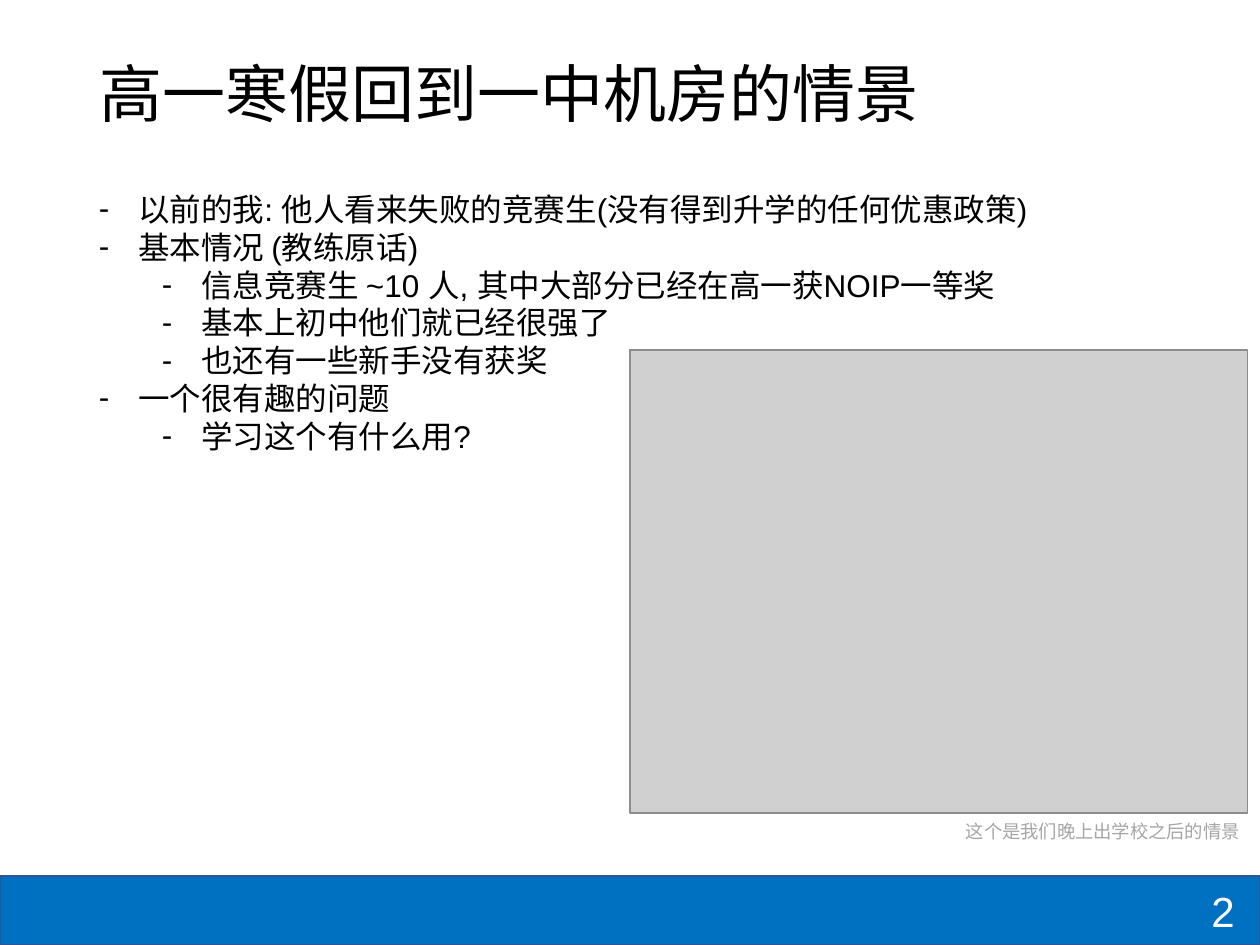
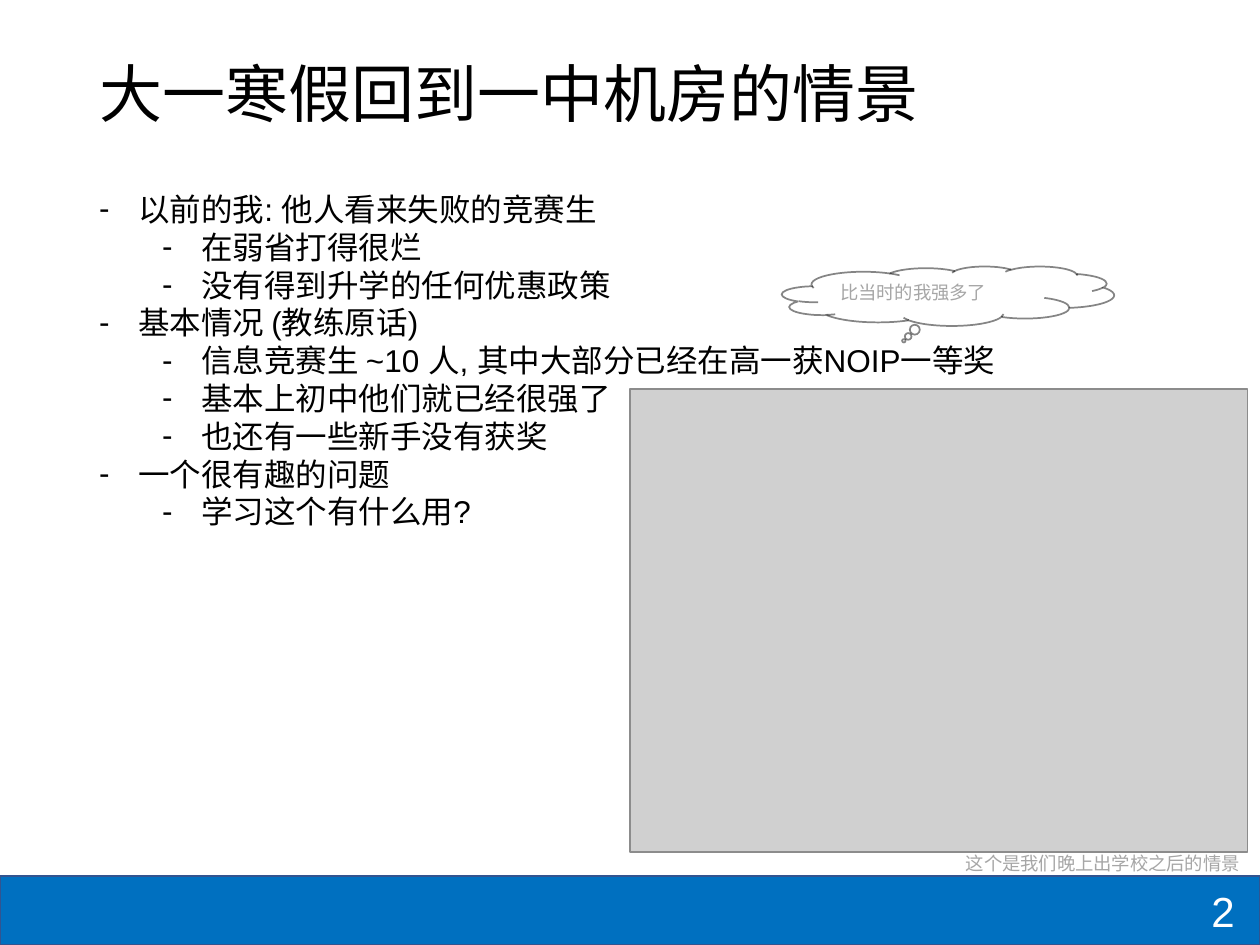
Before and after one commit to shzaiz/dx-public, a slide deck: slide 2 of notes/notes/Unilink/overview.pptx. Drawn at 1260x945 pixels with LibreOffice and Linux fonts; fonts in the diff are those of the drawing; grey boxes stand for pictures. Boxes give left, top, right and bottom in pixels: in the first picture for what was removed or moved away, otherwise in the second. Text is boxed around its words. In the diff, an @@ line names an element or a change of style, - is before the commit and + after.

```diff
--- a/notes/notes/Unilink/overview.pptx
+++ b/notes/notes/Unilink/overview.pptx
@@ title at [99,63,918,122]: text changed @@
-高一寒假回到一中机房的情景
+大一寒假回到一中机房的情景
@@ text at [138,194,611,300]: text changed @@
-– 以前的我: 他人看来失败的竞赛生(没有得到升学的任何优惠政策)
+– 以前的我: 他人看来失败的竞赛生
+  – 在弱省打得很烂
+  – 没有得到升学的任何优惠政策
@@ thought cloud added at [782,266,1115,325], outline #000000 1 pt, 10.5 pt, text #A6A6A6 @@
+比当时的我强多了
@@ picture: place and size @@
-picture at [630,350,1247,813]
+picture at [630,389,1247,852]
@@ text "这个是我们晚上出学校之后的情景" rewrapped from [966,823,1240,840] to [966,851,1240,876] @@
```
Also in this commit, not shown: 3 other slides changed, 8 slides added, 1 other file.
